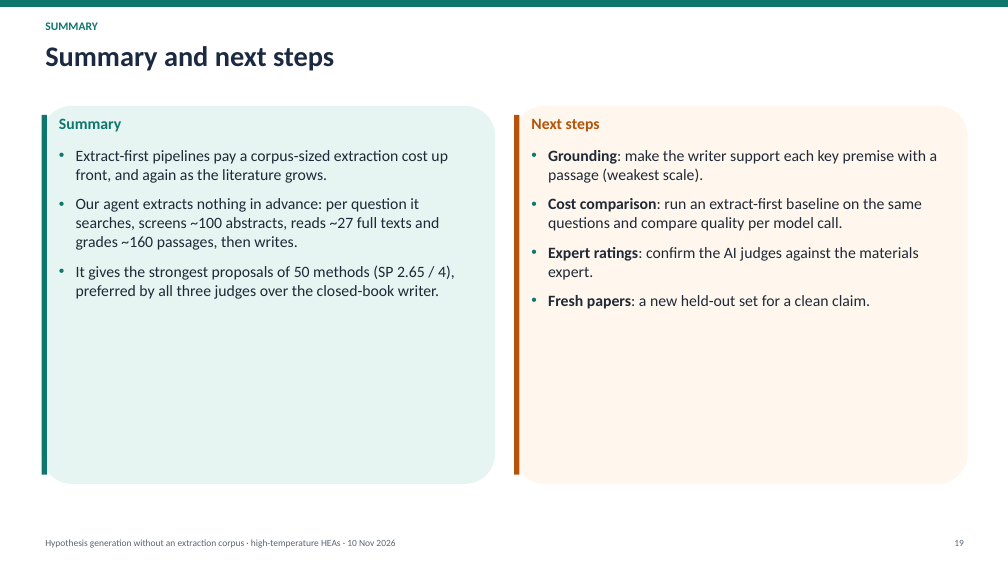
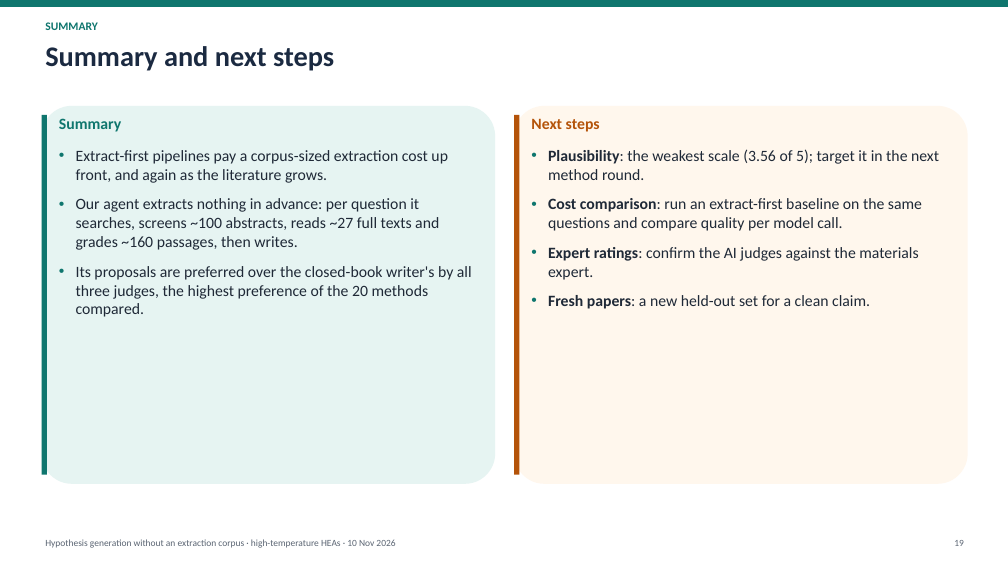
Before and after one commit to yadyneshsonale/materials-hypothesis-generation, a slide deck: slide 19 of presentations/2026-11-10_on_demand_retrieval/on_demand_hypothesis_generation_2026-11-10.pptx. Drawn at 1008x567 pixels with LibreOffice and Linux fonts; fonts in the diff are those of the drawing. Boxes give left, top, right and bottom in pixels: in the first picture for what was removed or moved away, otherwise in the second. Text is boxed around its words. In the diff, an @@ line names an element or a change of style, - is before the commit and + after.

```diff
--- a/presentations/2026-11-10_on_demand_retrieval/on_demand_hypothesis_generation_2026-11-10.pptx
+++ b/presentations/2026-11-10_on_demand_retrieval/on_demand_hypothesis_generation_2026-11-10.pptx
@@ text at box(548, 149, 939, 180): text changed @@
-• Grounding: make the writer support each key premise with a passage (weakest scale).
+• Plausibility: the weakest scale (3.56 of 5); target it in the next method round.
@@ text at box(76, 266, 472, 317): text changed @@
-• It gives the strongest proposals of 50 methods (SP 2.65 / 4), preferred by all three judges over the closed-book writer.
+• Its proposals are preferred over the closed-book writer's by all three judges, the highest preference of the 20 methods compared.
```
Also in this commit, not shown: 4 other slides changed, 1 other file.
